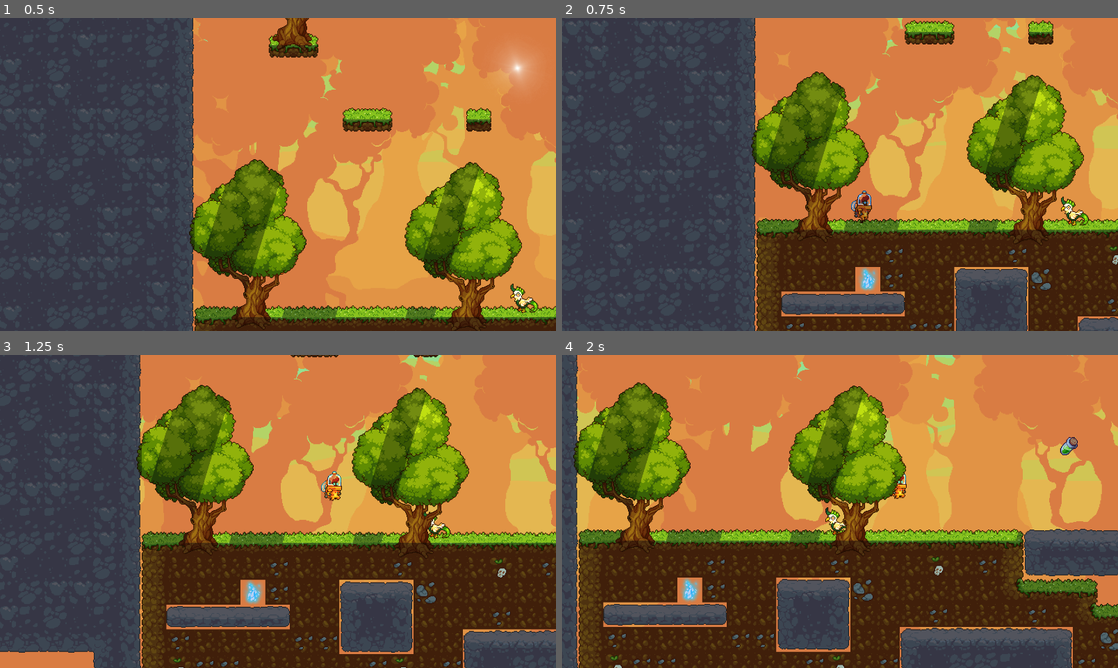
Above: before the commit, frames 1-4 (two rows, left to right).
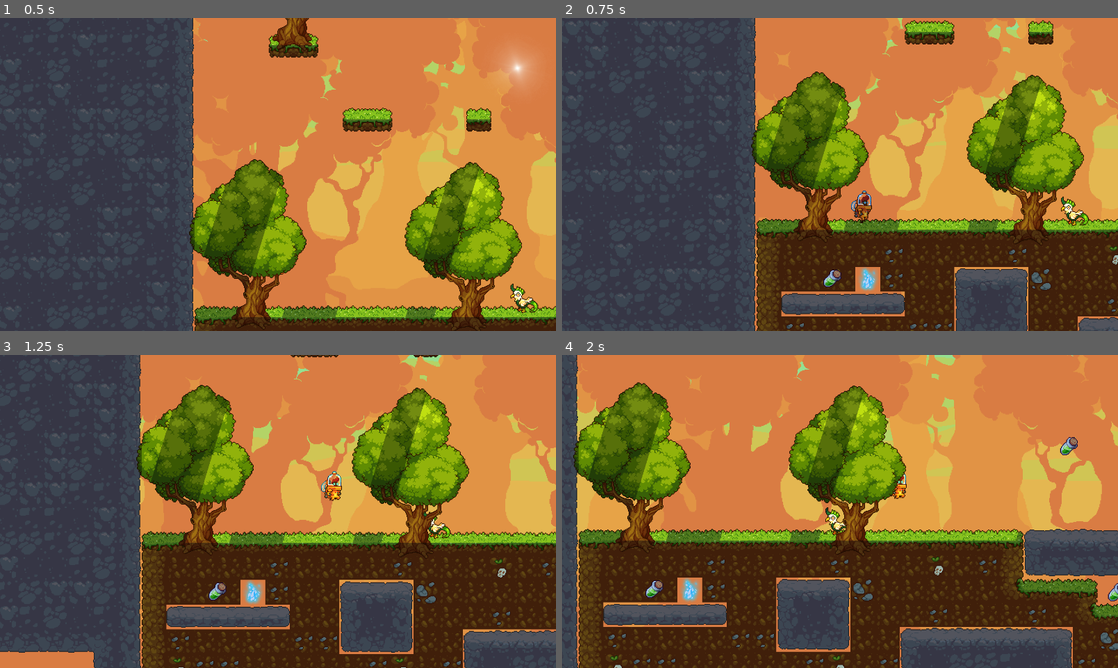
Above: after the commit, the same moments.

Repository: tjjoris/DEP_GoedWareJam
Game: Godot game, scene res://systems/game_master.tscn
Same seed, same stepped clock (60 frames per second), same inputs: the game is played once before the commit and once after it. This scene is started directly instead of the project's main scene.
Inputs:
- Up to frame 1 (0.5 s): no input
- Up to frame 2 (0.75 s): tap Enter at 0.5 s; hold D (right) from 0.53 s (still down); tap E (continue_dialogue) at 0.6 s
- Up to frame 3 (1.25 s): keep holding D (right); tap Space (jump) at 0.77 s
- Up to frame 4 (2 s): keep holding D (right); tap E (continue_dialogue) at 1.35 s; tap Space (jump) at 1.52 s

Frame 1 is identical in both runs. In frame 2, 0.1% of the frame differs, in the area x 47-51%, y 80-86%; in frame 3, 0.1%; in frame 4, 0.2%, in the area x 15-100%, y 72-79%.

Commit message:
Fixed collider disable

Diff:
--- a/levels/level_jacob.tscn
+++ b/levels/level_jacob.tscn
@@ -9,6 +9,7 @@
 [ext_resource type="PackedScene" uid="uid://d1vo4iwb32pjk" path="res://levels/props/prop_shadowtree_l.tscn" id="5_2u3if"]
 [ext_resource type="PackedScene" uid="uid://12maljdxnoer" path="res://Dialogue/dialogue_instance.tscn" id="10_7o4li"]
 [ext_resource type="PackedScene" uid="uid://bq7h2hmxvwife" path="res://levels/props/prop_greentree.tscn" id="10_i5qul"]
+[ext_resource type="PackedScene" uid="uid://b3y0wli0octn4" path="res://levels/objects/collectable_sample.tscn" id="11_b7l6e"]
 [ext_resource type="PackedScene" uid="uid://bh33gar51l11g" path="res://levels/objects/collectable_shadow.tscn" id="11_ib2b8"]
 [ext_resource type="PackedScene" uid="uid://bq0rv30ctl1ny" path="res://levels/objects/collectable_overworld.tscn" id="12_yjlal"]
 [ext_resource type="PackedScene" uid="uid://y1a3hn2tbefu" path="res://entity/enemies/cockatrice/cockatrice.tscn" id="14_sbmo0"]
@@ -97,6 +98,15 @@
 [node name="Sample_Overworld" parent="." index="5" instance=ExtResource("12_yjlal")]
 position = Vector2(635, 374)
 
+[node name="Sample_Shadow2" parent="." index="6" instance=ExtResource("11_ib2b8")]
+position = Vector2(62, 560)
+
+[node name="CollectableSample" parent="." index="7" instance=ExtResource("11_b7l6e")]
+position = Vector2(697, 563)
+
+[node name="Sample_Overworld2" parent="." index="8" instance=ExtResource("12_yjlal")]
+position = Vector2(98, 559)
+
 [connection signal="body_entered" from="Gameplay/Entities/SkyKey/Area2D" to="Gameplay/Entities/SkyKey" method="_on_area_2d_body_entered"]
 
 [editable path="UI/DialogueCanvas"]
--- a/systems/GameManager.gd
+++ b/systems/GameManager.gd
@@ -5,6 +5,11 @@
 static var player_is_dead: bool = false
 static var player_can_phase: bool = true
 
+var collectable_score: int = 0
+
+func _ready() -> void:
+	collectable_score = 0
+
 static var dialogue_canvas: CanvasLayer
 
 
--- a/systems/TriggerObject2D.gd
+++ b/systems/TriggerObject2D.gd
@@ -13,7 +13,8 @@
 
 func _on_body_entered(body):
 	if body.is_in_group("Player"):
-		print("Player has collected a sample!")
+		GameManager.collectable_score += 1
+		print("Player has collected " + str(GameManager.collectable_score) + " samples!")
 		queue_free()
 
 
@@ -30,7 +31,7 @@
 	#print(name+ " attempting to handle phase")
 	if is_phased == GameManager.is_shifted:
 		sprite_2d.visible = true
-		collision_shape_2d.set_process(true)
+		collision_shape_2d.disabled = false
 	else:
 		sprite_2d.visible = false
-		collision_shape_2d.set_process(false)
+		collision_shape_2d.disabled = true
Not shown: 1 places in levels/level_jacob.tscn that only renumber resources
